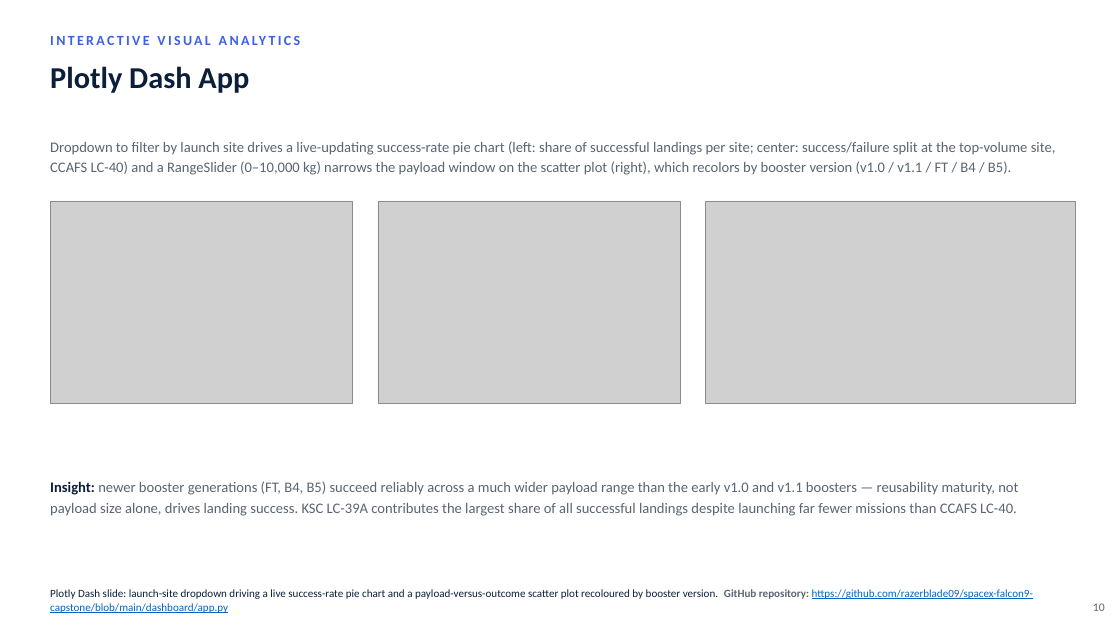
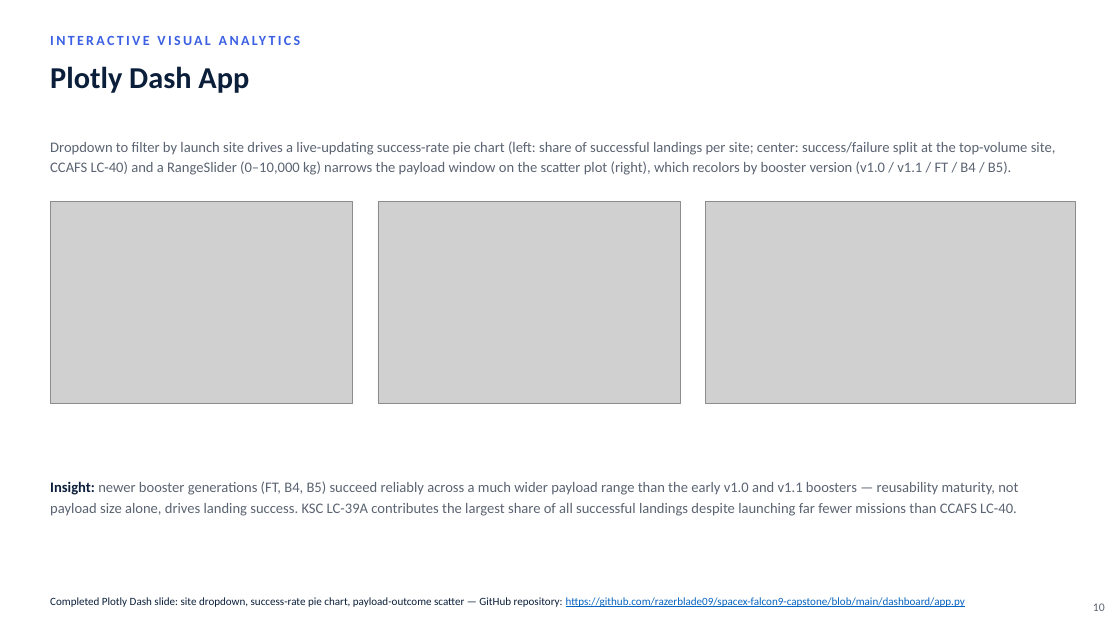
Before and after one commit to razerblade09/spacex-falcon9-capstone, a slide deck: slide 10 of Data_Science_Capstone_Presentation_12.pptx. Drawn at 1120x630 pixels with LibreOffice and Linux fonts; fonts in the diff are those of the drawing; grey boxes stand for pictures. Boxes give left, top, right and bottom in pixels: in the first picture for what was removed or moved away, otherwise in the second. Text is boxed around its words. In the diff, an @@ line names an element or a change of style, - is before the commit and + after.

```diff
--- a/Data_Science_Capstone_Presentation_12.pptx
+++ b/Data_Science_Capstone_Presentation_12.pptx
@@ text at bbox=[50, 597, 965, 607]: text changed @@
-Plotly Dash slide: launch-site dropdown driving a live success-rate pie chart and a payload-versus-outcome scatter plot recoloured by booster version. GitHub repository: https://github.com/razerblade09/spacex-falcon9-capstone/blob/main/dashboard/app.py
+Completed Plotly Dash slide: site dropdown, success-rate pie chart, payload-outcome scatter — GitHub repository: https://github.com/razerblade09/spacex-falcon9-capstone/blob/main/dashboard/app.py
```
Also in this commit, not shown: 10 other slides changed, 2 other files.
